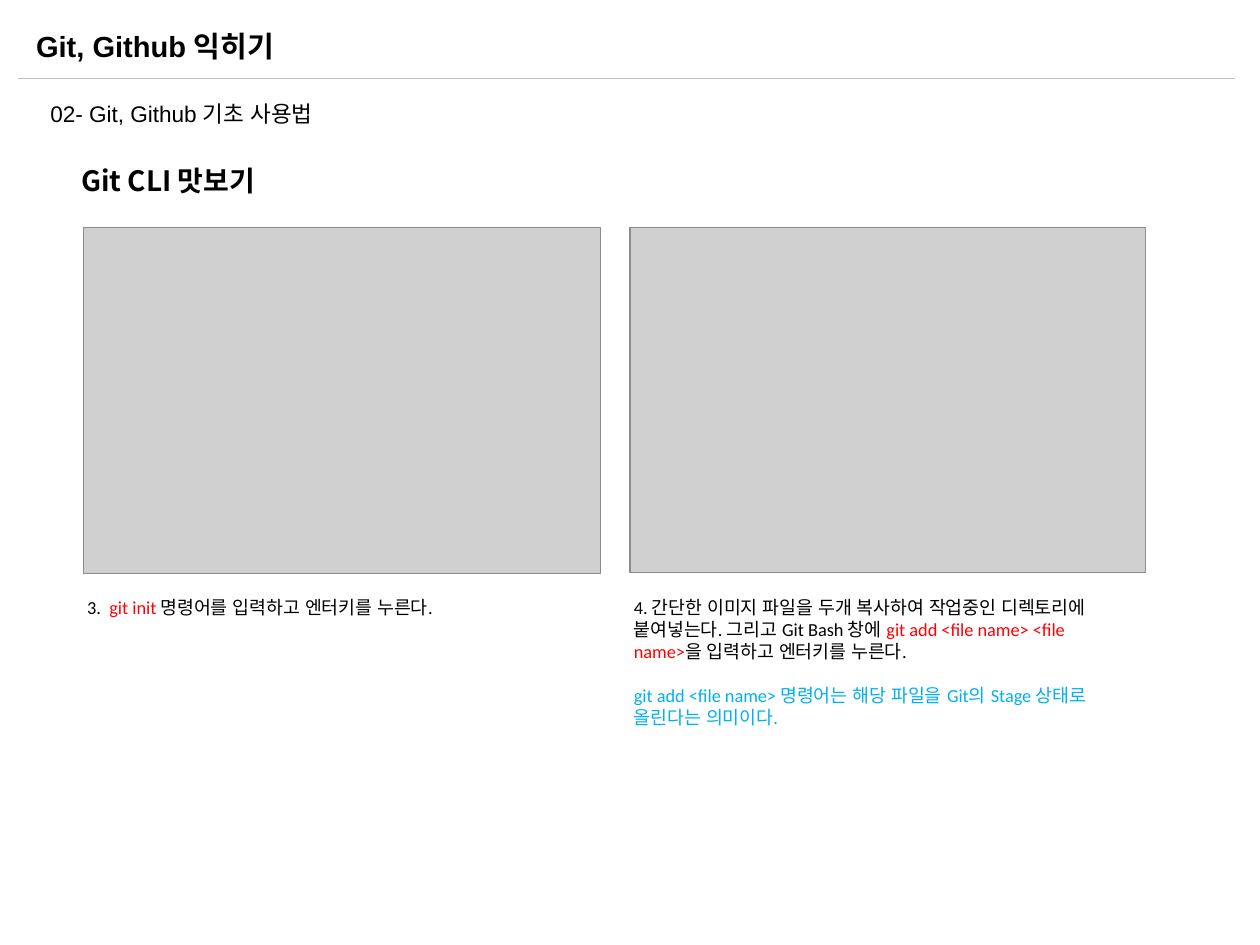
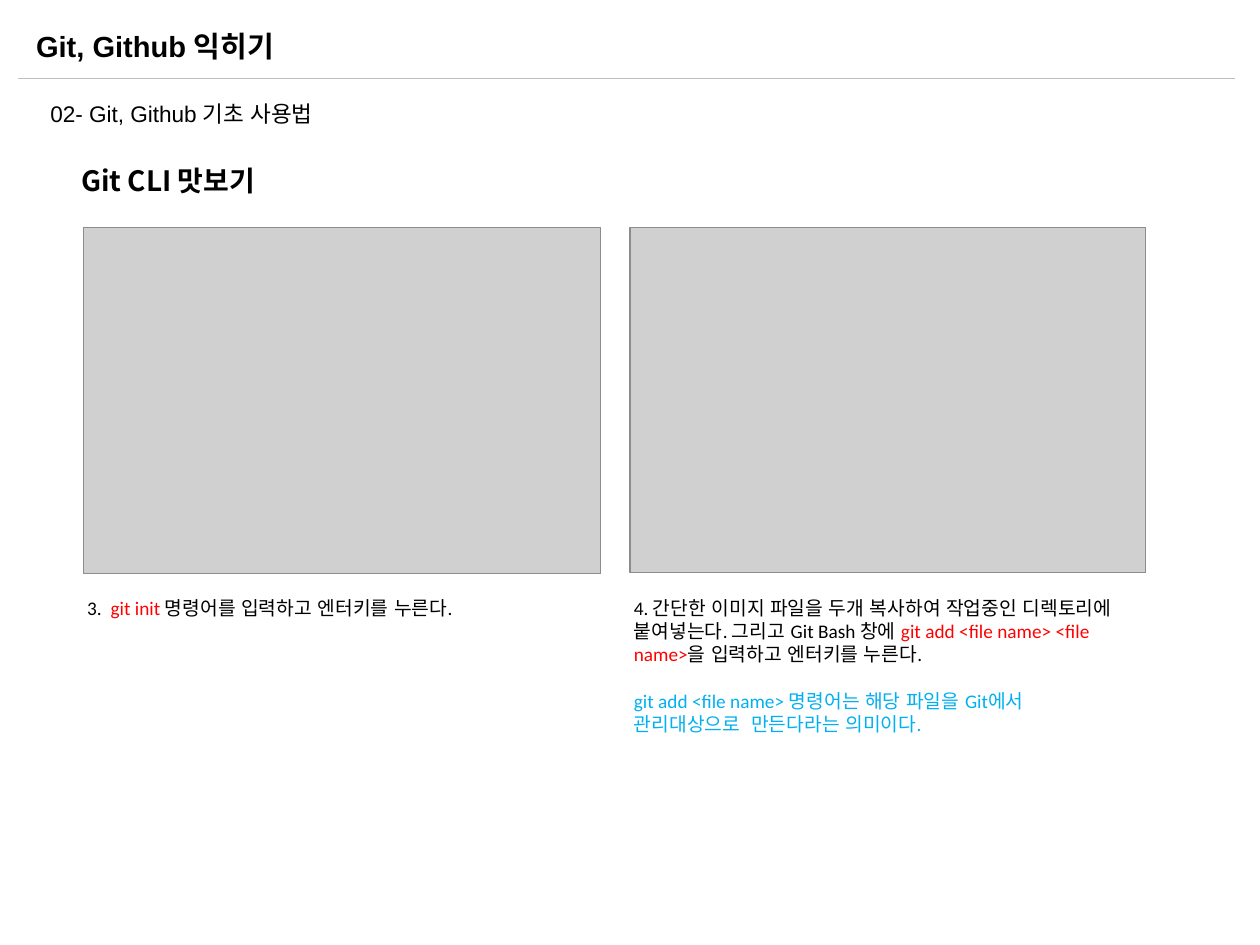
Before and after one commit to sabin21/NodeJS_Workflow_Study, a slide deck: slide 16 of CH00_Git_Github.pptx (slide 11 before the commit). Drawn at 1260x945 pixels with LibreOffice and Linux fonts; fonts in the diff are those of the drawing; grey boxes stand for pictures. Boxes give left, top, right and bottom in pixels: in the first picture for what was removed or moved away, otherwise in the second. Text is boxed around its words. In the diff, an @@ line names an element or a change of style, - is before the commit and + after.

Commit message:
Mongodb 파일추가 및 수정

```diff
--- a/CH00_Git_Github.pptx
+++ b/CH00_Git_Github.pptx
@@ text "3. git init 명령어를 입력하고 ..." at [87,599,452,619]: size 10.5 to 11 pt @@
@@ text at [634,599,1112,663]: size 10.5 to 11 pt in "4. 간단한 이미지 파일을 두개 복사하여 작업중인 ..." @@
@@ text at [634,692,1024,733]: text changed; size 10.5 to 11 pt @@
-git add <file name> 명령어는 해당 파일을 Git의 Stage 상태로 올린다는 의미이다.
+git add <file name> 명령어는 해당 파일을 Git에서 관리대상으로 만든다라는 의미이다.
```
Also in this commit, not shown: 14 other slides changed, 6 slides added, 1 other file.
